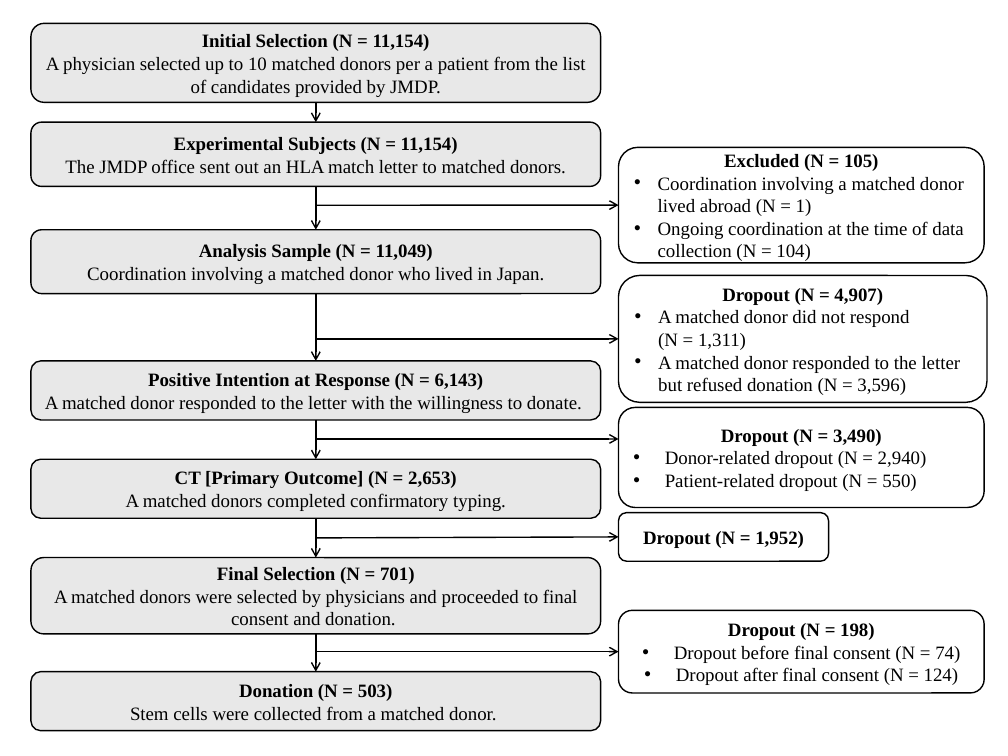
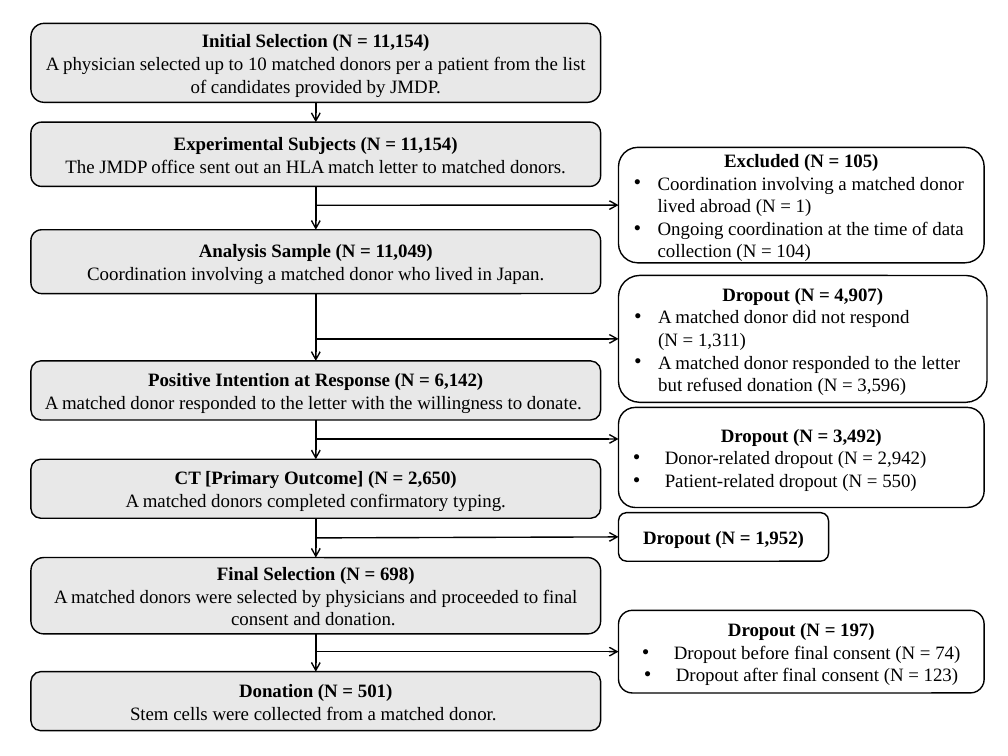
Before and after one commit to JMDP-behavioral-economics/RCT-Nudge, a slide deck: slide 1 of image/flowchart.pptx. Drawn at 1008x756 pixels with LibreOffice and Linux fonts; fonts in the diff are those of the drawing. Boxes give left, top, right and bottom in pixels: in the first picture for what was removed or moved away, otherwise in the second. Text is boxed around its words. In the diff, an @@ line names an element or a change of style, - is before the commit and + after.

Commit message:
Update main document and LaTeX files to reflect revised statistics on donor coordinations, including updated counts and percentages for positive intention, donation rates, and demographic details. Adjust flowchart data to ensure accuracy in dropout and selection figures. Render updated documents.

```diff
--- a/image/flowchart.pptx
+++ b/image/flowchart.pptx
@@ text in rounded rectangle at (x1=148, y1=373, x2=484, y2=390): text changed @@
-Positive Intention at Response (N = 6,143)
+Positive Intention at Response (N = 6,142)
@@ text in rounded rectangle at (x1=665, y1=429, x2=927, y2=468): text changed @@
-Dropout (N = 3,490)
-• Donor-related dropout (N = 2,940)
+Dropout (N = 3,492)
+• Donor-related dropout (N = 2,942)
@@ text in rounded rectangle at (x1=175, y1=471, x2=457, y2=488): text changed @@
-CT [Primary Outcome] (N = 2,653)
+CT [Primary Outcome] (N = 2,650)
@@ text in rounded rectangle at (x1=217, y1=567, x2=415, y2=584): text changed @@
-Final Selection (N = 701)
+Final Selection (N = 698)
@@ text in rounded rectangle at (x1=728, y1=623, x2=875, y2=640): text changed @@
-Dropout (N = 198)
+Dropout (N = 197)
@@ text in rounded rectangle at (x1=239, y1=684, x2=393, y2=701): text changed @@
-Donation (N = 503)
+Donation (N = 501)
@@ text in rounded rectangle at (x1=676, y1=667, x2=959, y2=685): text changed @@
-• Dropout after final consent (N = 124)
+• Dropout after final consent (N = 123)
```
Also in this commit, not shown: 5 other files.
